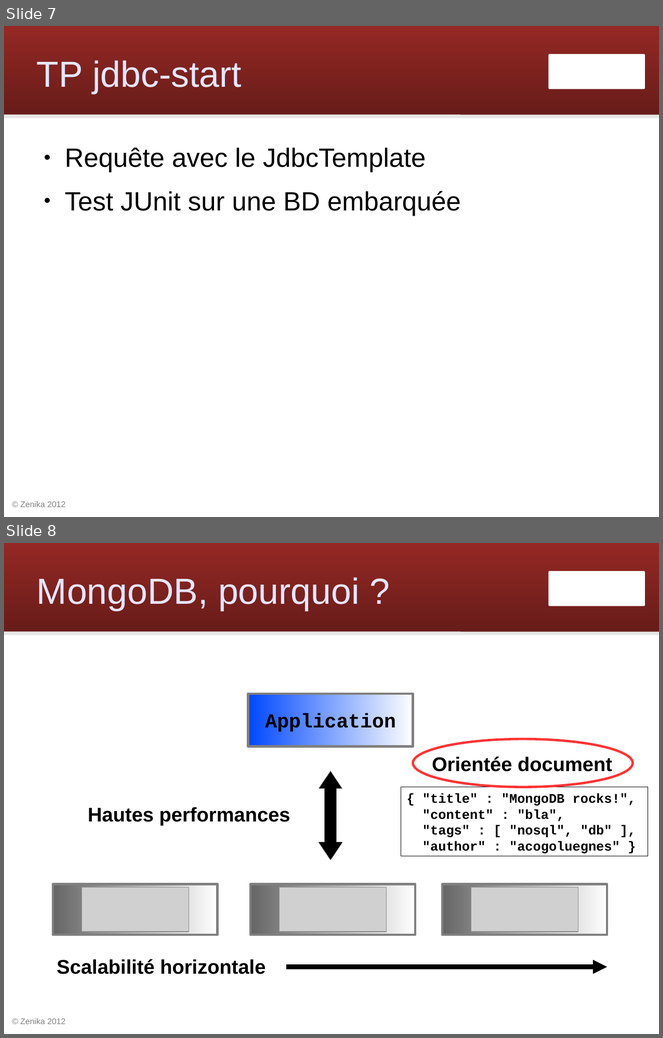
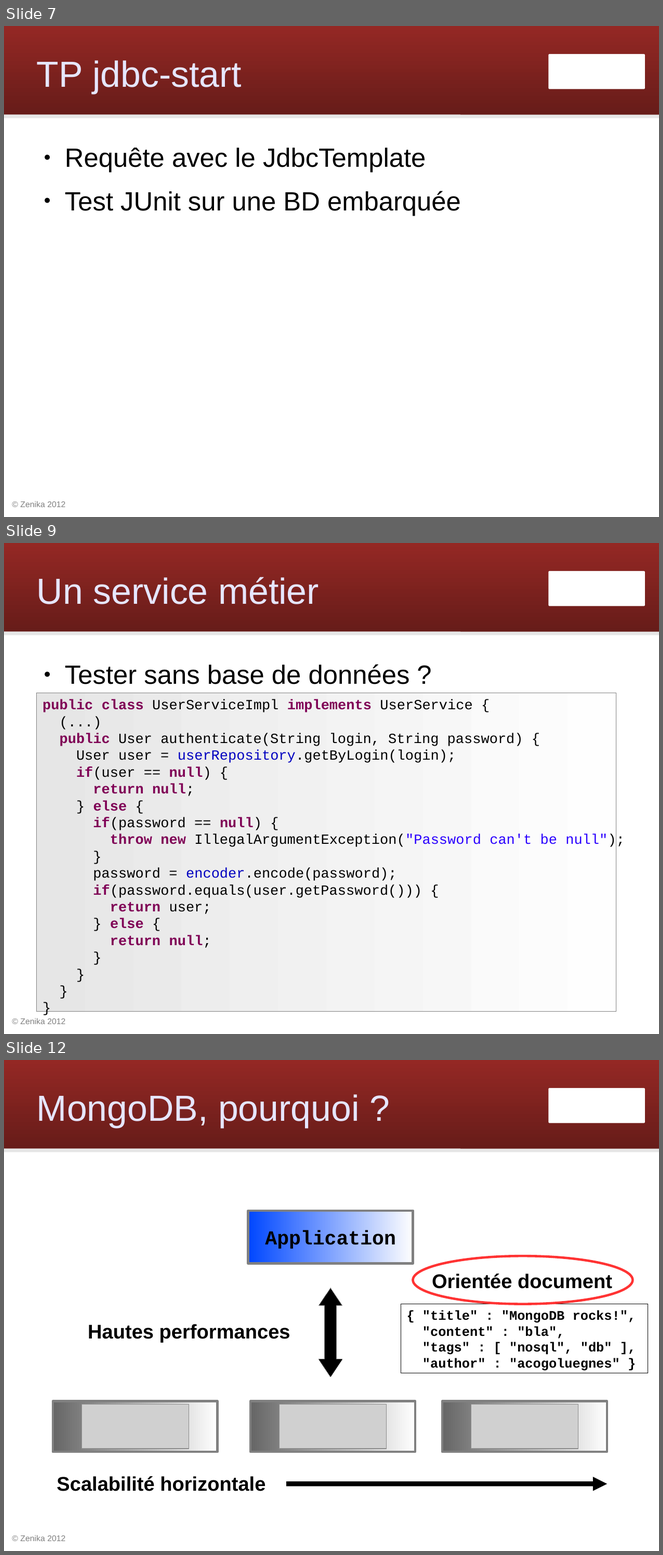
Before and after one commit to Zenika/workshop-spring-core, a slide deck: spring-workshop.odp. Shown one above the other, each under a label of ours: slides 7 and 8 before the commit, slides 7, 9 and 12 after it; the slides between them are not shown. The pictures are 663x1038 and 663x1555 pixels, drawn with LibreOffice and Linux fonts; fonts in the diff are those of the drawing; grey boxes stand for pictures; background and template pictures are left out. Boxes give left, top, right and bottom in pixels: in the first picture for what was removed or moved away, otherwise in the second. Text is boxed around its words. In the diff, an @@ line names an element or a change of style, - is before the commit and + after.

```diff
--- a/spring-workshop.odp
+++ b/spring-workshop.odp
@@ slide 9 added at [4,543,659,1034], background #FFFFFF; not listed: 4 template elements that a slide beside it also shows @@
@@ title added at [37,577,319,604], 44 pt, text #E6E6FF @@
+Un service métier
@@ text added at [65,664,410,684], 32 pt, text #000000 @@
+● Tester sans base de données ?
@@ rectangle added at [37,693,617,1012], fill gradient #E6E6E6 to #FEFEFE, outline #808080 0 pt, 17 pt, text #000000 @@
+public class UserServiceImpl implements UserService {
+(...)
+public User authenticate(String login, String password) {
+User user = userRepository.getByLogin(login);
+if(user == null) {
+return null;
+} else {
+if(password == null) {
+throw new IllegalArgumentException("Password can't be null");
+}
+password = encoder.encode(password);
+if(password.equals(user.getPassword())) {
+return user;
+} else {
+return null;
+}
+}
+}
+}
@@ what was slide 8 is now slide 12 @@
```
Also in this commit, not shown: 3 other slides added.
